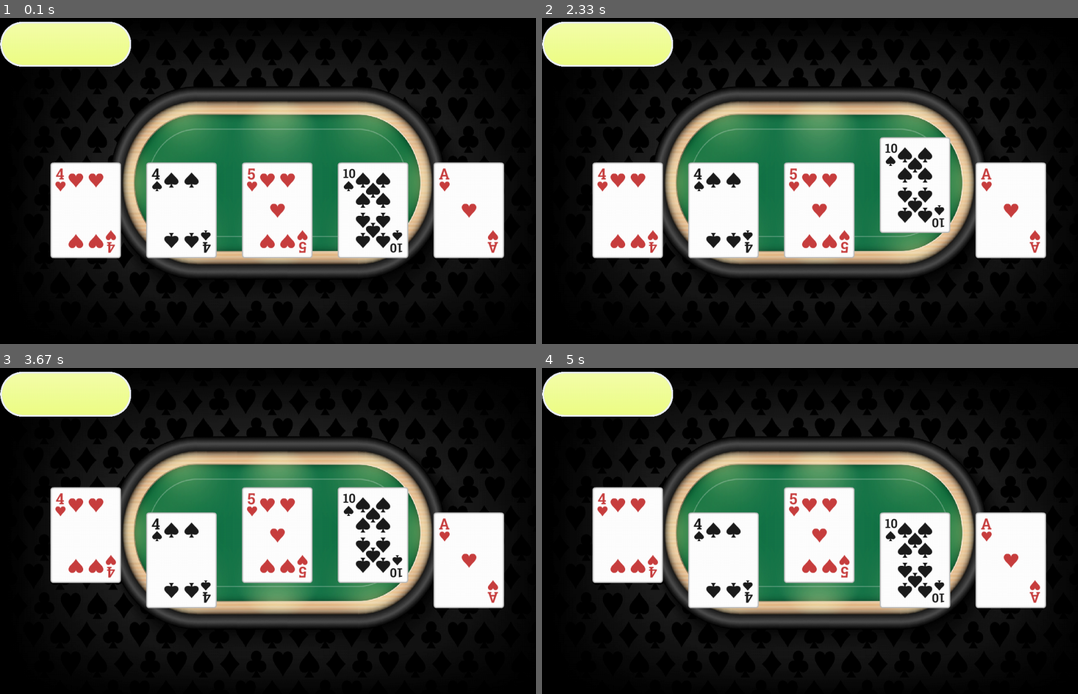
Above: before the commit, frames 1-4 (two rows, left to right).
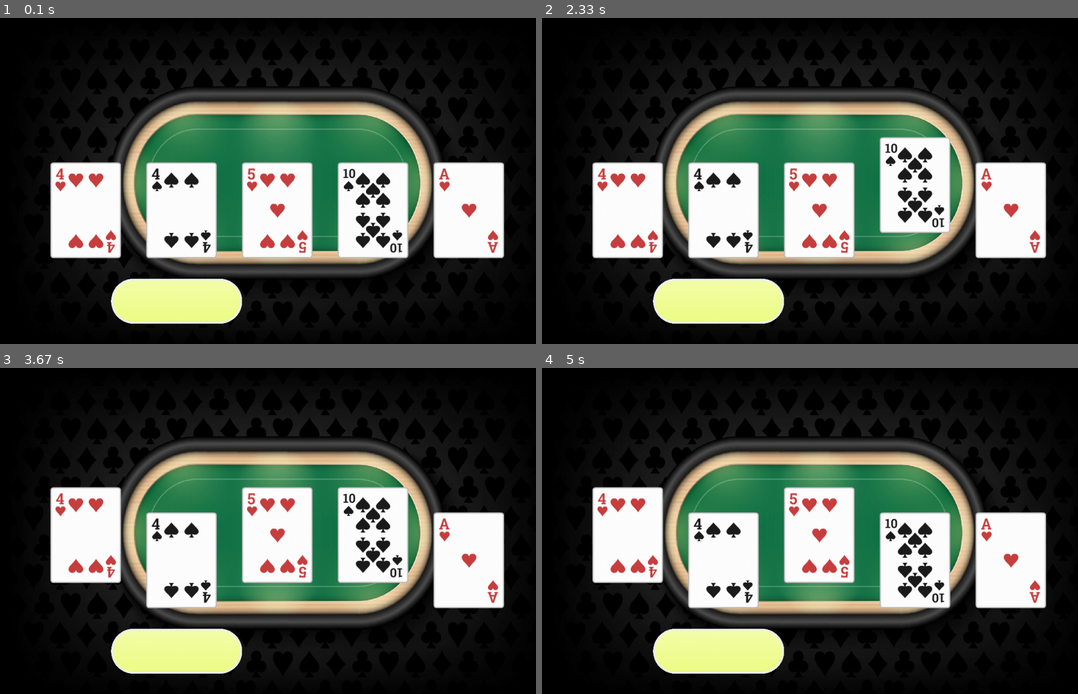
Above: after the commit, the same moments.

Repository: jungleistx/poker_game
Game: pygame game, started from main.py
Two runs of this game, one before a commit and one after it. Both use one fixed random seed, a clock stepped at 60 frames per second and the inputs below.
Inputs (mouse positions are in pixels of both pictures, inside the frame that each line leads up to):
- Up to frame 1 (0.1 s): no input
- Up to frame 2 (2.33 s): click (820, 181) at 0.43 s; click (820, 203) at 0.85 s; click (885, 213) at 1.92 s; move the mouse to (622, 171) at 2.3 s
- Up to frame 3 (3.67 s): click (80, 521) at 2.57 s; move the mouse to (284, 570) at 2.97 s; click (284, 570) at 3.23 s
- Up to frame 4 (5 s): move the mouse to (933, 504) at 4.22 s; click (933, 504) at 4.48 s

The runs differ from the first frame. In frame 1, 6.3% of the frame differs, in the area x 0-46%, y 1-94%; in frame 2, 6.3%; in frame 3, 6.3%; in frame 4, 6.3%.

Commit message:
add draw_button to Button, rm unused attributes x, y and coordinates

Diff:
--- a/classes.py
+++ b/classes.py
@@ -213,15 +213,15 @@
 
 	def __init__(self, text:str, x=0, y=0):
 		self.text = text
-		self.x = x
-		self.y = y
-		self.coordinates = (self.x, self.y)
-		self.image = Image('img/button/button.png', 0, 0)
+		self.image = Image('img/button/button.png', x, y)
 		self.image.image = pygame.transform.scale(self.image.image, (Button.BUTTON_WIDTH, Button.BUTTON_HEIGHT))
 
 	def update_coordinates(self):
-		self.coordinates = (self.x, self.y)
 		self.image.set_current_rect()
+
+	def draw_button(self, window):
+		self.update_coordinates()
+		window.blit(self.image.image, (self.image.x, self.image.y))
 
 
 
@@ -255,8 +255,7 @@
 				card.image.y += 50
 
 	def draw_buttons(self):
-		self.swap.update_coordinates()
-		self.window.blit(self.swap.image.image, (self.swap.image.x, self.swap.image.y))
+		self.swap.draw_button(self.window)
 
 	def draw_cards(self, game:Game):
 		for card in game.player.hand:
